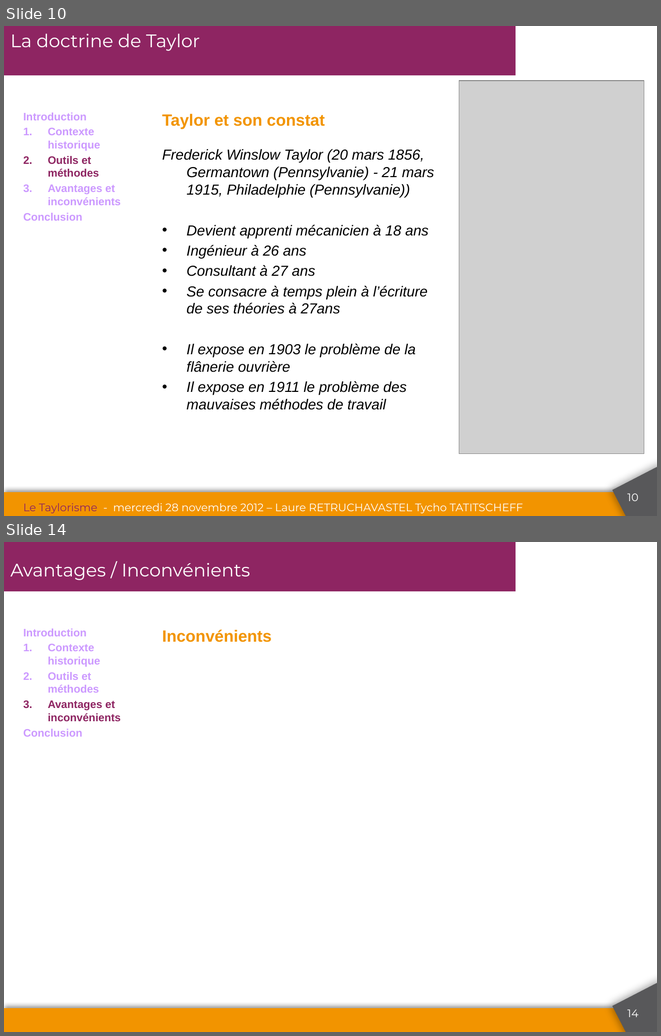
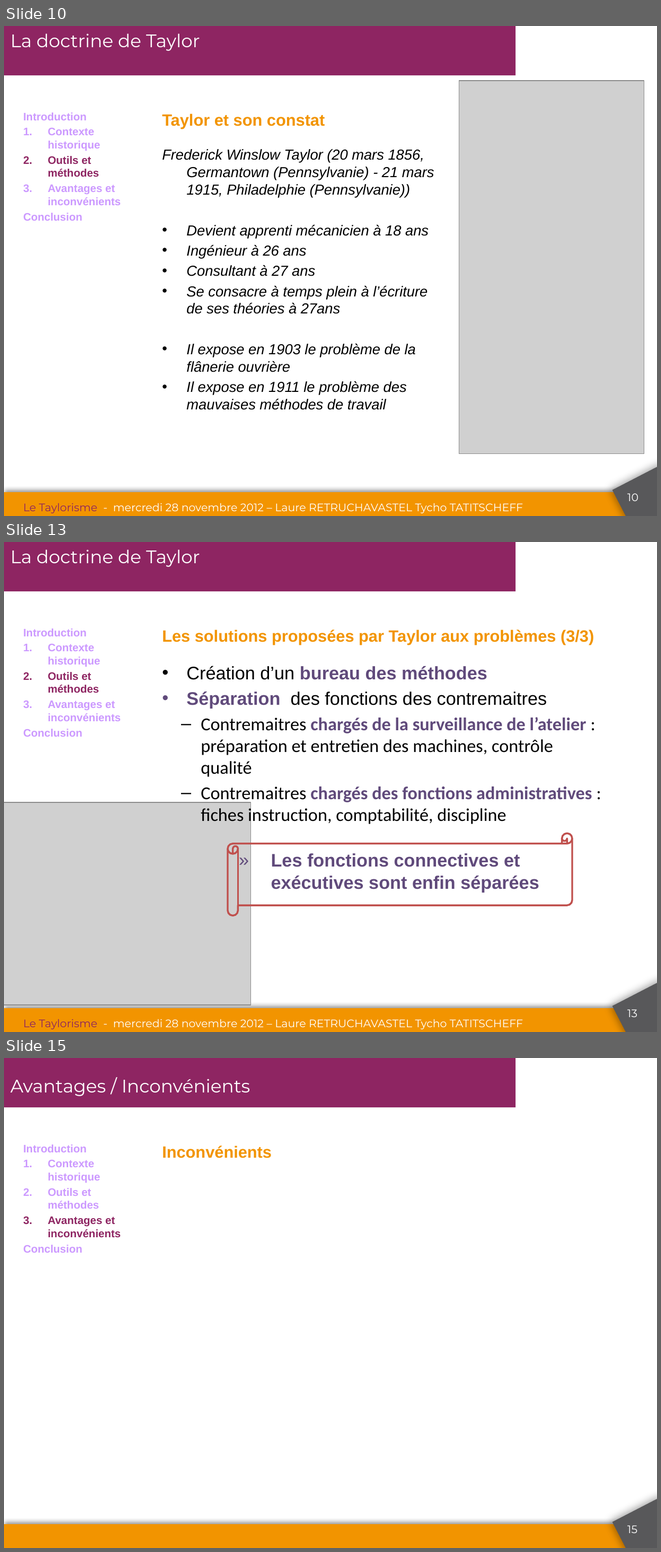
Before and after one commit to tychotatitscheff/Ensam, a slide deck: Taylorisme.pptx. Shown one above the other, each under a label of ours: slides 10 and 14 before the commit, slides 10, 13 and 15 after it; the slides between them are not shown. The pictures are 661x1036 and 661x1552 pixels, drawn with LibreOffice and Linux fonts; fonts in the diff are those of the drawing; grey boxes stand for pictures; background and template pictures are left out. Boxes give left, top, right and bottom in pixels: in the first picture for what was removed or moved away, otherwise in the second. Text is boxed around its words. In the diff, an @@ line names an element or a change of style, - is before the commit and + after.

```diff
--- a/Taylorisme.pptx
+++ b/Taylorisme.pptx
@@ slide 13 added at (4, 542, 657, 1032), background #FFFFFF; not listed: 4 template elements that a slide beside it also shows @@
@@ title added at (10, 549, 200, 567), 20 pt, text #FFFFFF @@
+La doctrine de Taylor
@@ text added at (23, 628, 121, 737), 12 pt, text #CC99FF, bold @@
+Introduction
+1. Contexte historique
+2. Outils et méthodes
+3. Avantages et inconvénients
+Conclusion
@@ subtitle added at (162, 629, 594, 645), 18 pt, text #F29400, bold @@
+Les solutions proposées par Taylor aux problèmes (3/3)
@@ text added at (186, 665, 592, 892), 20 pt, text #363636 @@
+• Création d’un bureau des méthodes
+• Séparation des fonctions des contremaitres
+      – Contremaitres chargés de la surveillance de l’atelier : préparation et entretien des machines, contrôle qualité
+      – Contremaitres chargés des fonctions administratives : fiches instruction, comptabilité, discipline
+        » Les fonctions connectives et exécutives sont enfin séparées
@@ picture added at (4, 803, 251, 1005) @@
@@ horizontal scroll added at (228, 833, 573, 916), outline #C0504D 2 pt @@
@@ text added at (23, 1018, 523, 1029), 12 pt, text #FFFFFF @@
+Le Taylorisme - mercredi 28 novembre 2012 – Laure RETRUCHAVASTEL Tycho TATITSCHEFF
@@ what was slide 14 is now slide 15 @@
@@ page number at (627, 1525, 637, 1533): text changed @@
-14
+15
```
Also in this commit, not shown: 4 slides changed.
